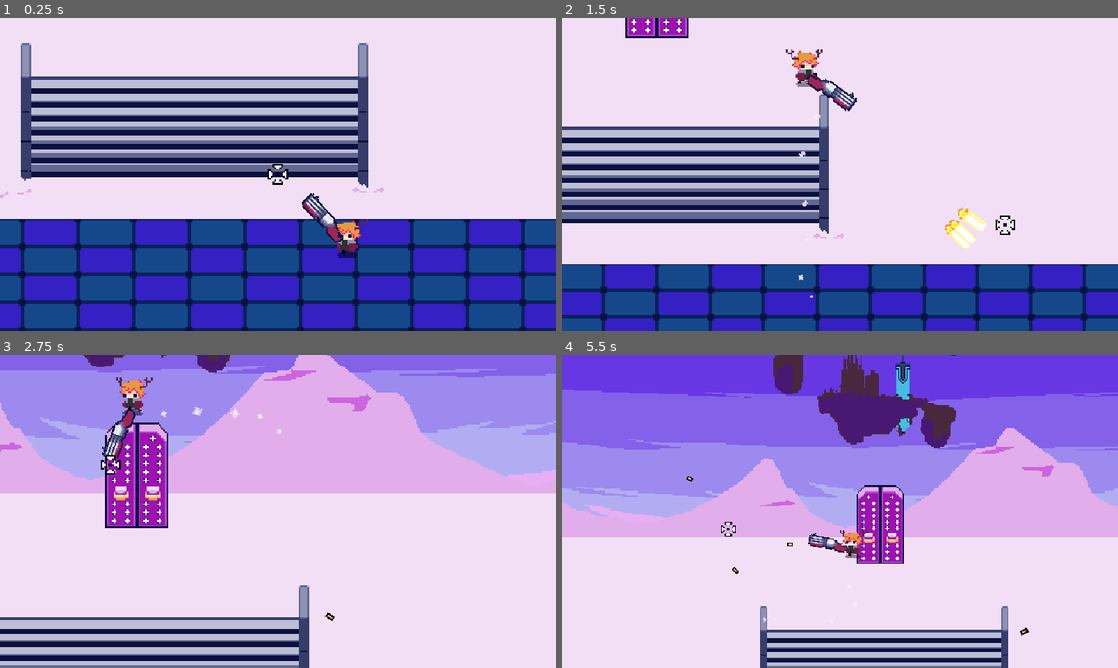
Above: before the commit, frames 1-4 (two rows, left to right).
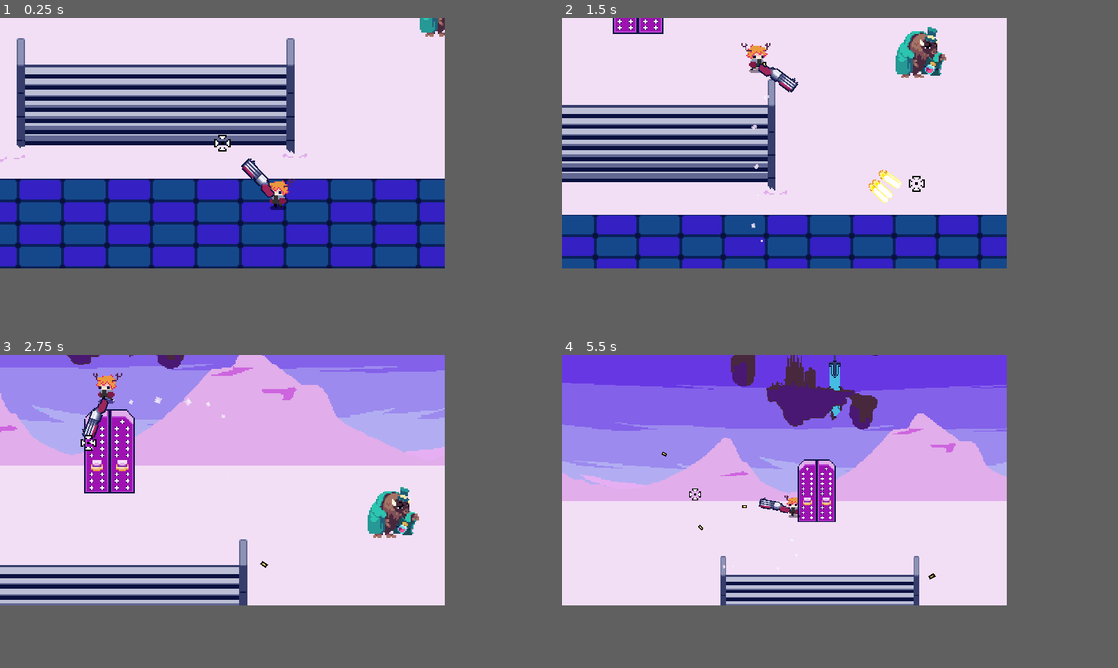
Above: after the commit, the same moments.

Repository: gisotra/protoroguelike
Game: Godot game, scene res://scenes/levels/lobby_room.tscn
The game is run twice, just before and just after one commit, with the same random seed, the same clock (stepped at 60 frames per second) and the same inputs. This scene is started directly instead of the project's main scene.
Inputs (mouse positions are in pixels of both pictures, inside the frame that each line leads up to):
- Up to frame 1 (0.25 s): no input
- Up to frame 2 (1.5 s): move the mouse to (812, 237) at 0.52 s; hold E (interact) 0.53-1.28 s; hold W (move_up) from 0.53 s (still down); move the mouse to (1006, 221) at 1.27 s; click (1006, 221) at 1.35 s
- Up to frame 3 (2.75 s): tap E (interact) at 1.55 s; move the mouse to (111, 464) at 2.02 s; release W (move_up) at 2.03 s; hold A (move_left) from 2.03 s (still down); hold E (interact) from 2.03 s (still down)
- Up to frame 4 (5.5 s): move the mouse to (867, 511) at 2.77 s; release E (interact) at 2.78 s; tap E (interact) at 2.85, 3.8, 4.35 s; move the mouse to (756, 433) at 3.52 s; release A (move_left) at 3.53 s; press the mouse at (756, 433) at 3.53 s; hold S (move_down) 3.53-4.28 s; move the mouse to (962, 495) at 4.27 s; release the mouse at (962, 495) at 4.28 s; hold D (move_right) 4.28-5.03 s; move the mouse to (728, 527) at 5.02 s; hold W (move_up) from 5.03 s (still down); hold E (interact) from 5.03 s (still down)
The window is 800x450 before the commit and 640x360 after it. Grey fills any space a smaller window leaves; there, only what the larger window draws over its background counts as a difference.

The runs differ from the first frame. In frame 1, 61% of the frame differs, in the area x 0-100%, y 0-100%; in frame 2, 51%; in frame 3, 45%; in frame 4, 51%.

Commit message:
desenvolvimento'

Diff:
--- a/components/autoload/interaction_manager.gd
+++ b/components/autoload/interaction_manager.gd
@@ -18,7 +18,7 @@
 
 func _process(delta: float) -> void:
 	if active_areas.size() > 0 and can_interact:
-		active_areas.sort_by_custom(_sort_by_distance_to_player)
+		active_areas.sort_custom(_sort_by_distance_to_player)
 		label.text = base_text + active_areas[0].action_name
 		label.global_position = active_areas[0].global_position
 		label.global_position.y -= 36
@@ -32,9 +32,7 @@
 		if active_areas.size () > 0: #existir elementos na minha lista
 			can_interact = false
 			label.hide()
-
 			await active_areas[0].interact.call() #chamo o método daquela minha interação
-
 			can_interact = true
 
 func _sort_by_distance_to_player(area1, area2): #algoritmo de sorte customizado
--- a/components/comp_scenes/interaction_component.gd
+++ b/components/comp_scenes/interaction_component.gd
@@ -4,12 +4,13 @@
 @export var hover_sprite: Texture2D
 @onready var sprite_2d: Sprite2D = $Sprite2D
 @onready var animation_player: AnimationPlayer = $AnimationPlayer
+@export var action_name: String = "interact"
+
 var interact: Callable = func():
 	pass
 
 func _on_body_entered(body):
 	InteractionManager.register_area(self)
 
-
 func _on_body_exited(body):
 	InteractionManager.unregister_area(self)
--- a/project.godot
+++ b/project.godot
@@ -25,9 +25,9 @@
 window/size/viewport_width=640
 window/size/viewport_height=360
 window/size/resizable=false
-window/size/window_width_override=1920
-window/size/window_height_override=1080
-window/stretch/mode="canvas_items"
+window/size/window_width_override=640
+window/size/window_height_override=320
+window/stretch/mode="viewport"
 window/stretch/aspect="expand"
 window/stretch/scale_mode="integer"
 
--- /dev/null
+++ b/scenes/entities/npcs/npc.gd
@@ -0,0 +1,10 @@
+extends Node2D
+
+@onready var interaction_component: InteractionComponent = $Interaction_Component
+
+func _ready() -> void:
+	interaction_component.interact = Callable(self, "_on_interact")
+
+func _on_interact():
+
+	print("hello peter")
--- /dev/null
+++ b/scenes/entities/npcs/npc.tscn
@@ -0,0 +1,27 @@
+[gd_scene load_steps=7 format=3 uid="uid://d2tsr6a16pfw4"]
+
+[ext_resource type="Texture2D" uid="uid://dvsgrmwc6riti" path="res://scenes/entities/npcs/merchant.png" id="1_ii721"]
+[ext_resource type="Script" uid="uid://cn3kvfoddxpfn" path="res://scenes/entities/npcs/npc.gd" id="1_kcbfn"]
+[ext_resource type="Texture2D" uid="uid://bxm6uynhc06hf" path="res://scenes/UI/keys.png" id="3_cyk10"]
+[ext_resource type="PackedScene" uid="uid://dahyafqvjnpxn" path="res://components/comp_scenes/interaction_component.tscn" id="3_ii721"]
+
+[sub_resource type="AtlasTexture" id="AtlasTexture_kcbfn"]
+atlas = ExtResource("3_cyk10")
+region = Rect2(1, 1, 14, 13)
+
+[sub_resource type="CircleShape2D" id="CircleShape2D_cyk10"]
+radius = 30.805843
+
+[node name="npc" type="Node2D"]
+script = ExtResource("1_kcbfn")
+
+[node name="Sprite2D" type="Sprite2D" parent="."]
+texture = ExtResource("1_ii721")
+region_enabled = true
+region_rect = Rect2(144, 54, 38, 38)
+
+[node name="Interaction_Component" parent="." instance=ExtResource("3_ii721")]
+hover_sprite = SubResource("AtlasTexture_kcbfn")
+
+[node name="CollisionShape2D" type="CollisionShape2D" parent="Interaction_Component"]
+shape = SubResource("CircleShape2D_cyk10")
--- a/scenes/levels/lobby_room.tscn
+++ b/scenes/levels/lobby_room.tscn
@@ -7,6 +7,7 @@
 [ext_resource type="PackedScene" uid="uid://bbwh752ccvdj2" path="res://scenes/camera/camera.tscn" id="3_e5vng"]
 [ext_resource type="Texture2D" uid="uid://c0tdowp71tidy" path="res://scenes/scenary/visuals/gate.png" id="6_capf1"]
 [ext_resource type="Script" uid="uid://fxd2qv6cevdu" path="res://scenes/camera/scripts/cinematic_area.gd" id="7_6jy5w"]
+[ext_resource type="PackedScene" uid="uid://d2tsr6a16pfw4" path="res://scenes/entities/npcs/npc.tscn" id="8_dxdr2"]
 
 [sub_resource type="AtlasTexture" id="AtlasTexture_6jy5w"]
 atlas = ExtResource("6_capf1")
@@ -96,7 +97,8 @@
 [node name="desired_camera_point" type="Marker2D" parent="."]
 position = Vector2(0, -150)
 
-[node name="npc" type="Node2D" parent="."]
+[node name="npc" parent="." instance=ExtResource("8_dxdr2")]
+position = Vector2(212, -32)
 
 [connection signal="body_entered" from="scenary/cinematicArea" to="scenary/cinematicArea" method="_on_body_entered"]
 [connection signal="body_exited" from="scenary/cinematicArea" to="scenary/cinematicArea" method="_on_body_exited"]
--- a/scenes/levels/sandbox.tscn
+++ b/scenes/levels/sandbox.tscn
@@ -6,6 +6,7 @@
 [ext_resource type="PackedScene" uid="uid://bfn5x154t8bag" path="res://scenes/scenary/Gate.tscn" id="5_b4sxl"]
 [ext_resource type="Texture2D" uid="uid://b0lblw41fybev" path="res://scenes/scenary/visuals/ground_temp.png" id="5_uq7s3"]
 [ext_resource type="Texture2D" uid="uid://c0tdowp71tidy" path="res://scenes/scenary/visuals/gate.png" id="6_qm7gn"]
+[ext_resource type="PackedScene" uid="uid://d2tsr6a16pfw4" path="res://scenes/entities/npcs/npc.tscn" id="7_ea3gy"]
 
 [sub_resource type="AtlasTexture" id="AtlasTexture_ea3gy"]
 atlas = ExtResource("6_qm7gn")
@@ -121,4 +122,7 @@
 texture = ExtResource("5_uq7s3")
 stretch_mode = 1
 
+[node name="npc" parent="scenary" instance=ExtResource("7_ea3gy")]
+position = Vector2(-104, -19)
+
 [editable path="scenary/Gate"]
--- a/scenes/player/player.tscn
+++ b/scenes/player/player.tscn
@@ -68,7 +68,6 @@
 script = ExtResource("1_dovo2")
 
 [node name="eyes" type="Sprite2D" parent="." node_paths=PackedStringArray("central_head_point")]
-z_index = 1
 position = Vector2(0, -11)
 texture = SubResource("AtlasTexture_lvxji")
 script = ExtResource("3_p47bc")
@@ -78,6 +77,7 @@
 position = Vector2(0, -11)
 
 [node name="AnimatedSprite2D" type="AnimatedSprite2D" parent="."]
+z_index = -1
 z_as_relative = false
 y_sort_enabled = true
 position = Vector2(0, -16)
@@ -127,4 +127,5 @@
 anim_offset_max = 1.0
 
 [node name="TripleShotgun" parent="." instance=ExtResource("4_lvxji")]
+z_index = 1
 position = Vector2(0, -6)
Not shown, added: scenes/entities/npcs/npc.gd.uid
Not shown: 1 places in scenes/levels/lobby_room.tscn that only renumber resources
Not shown: 1 places in scenes/levels/sandbox.tscn that only renumber resources
